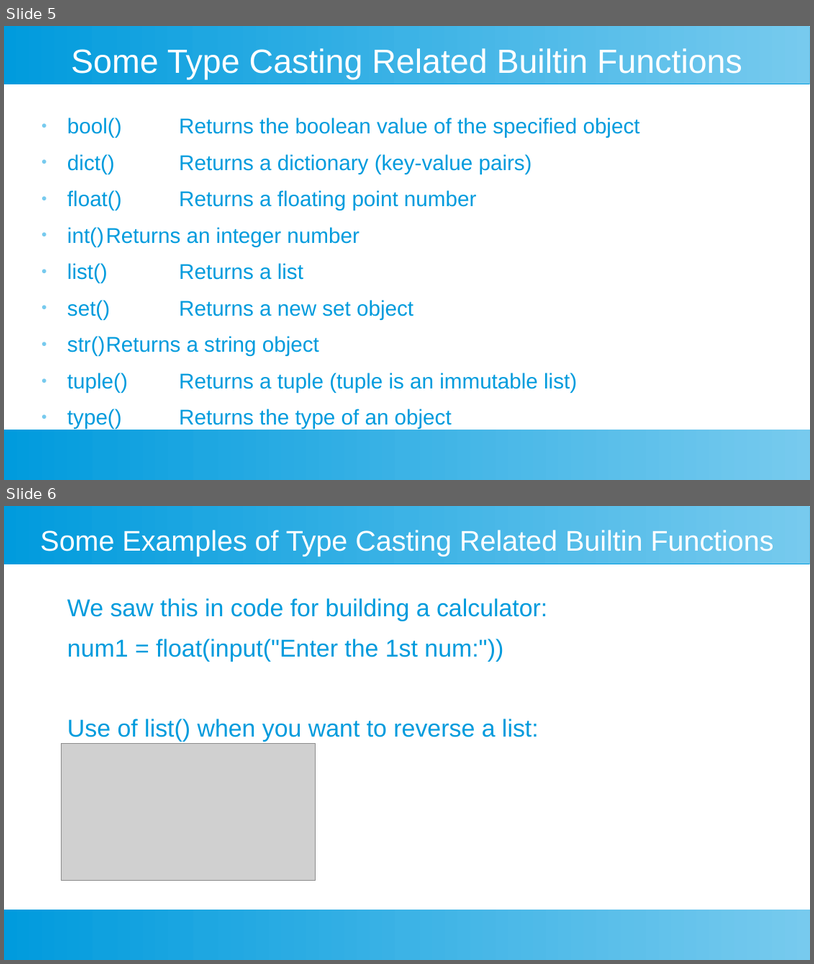
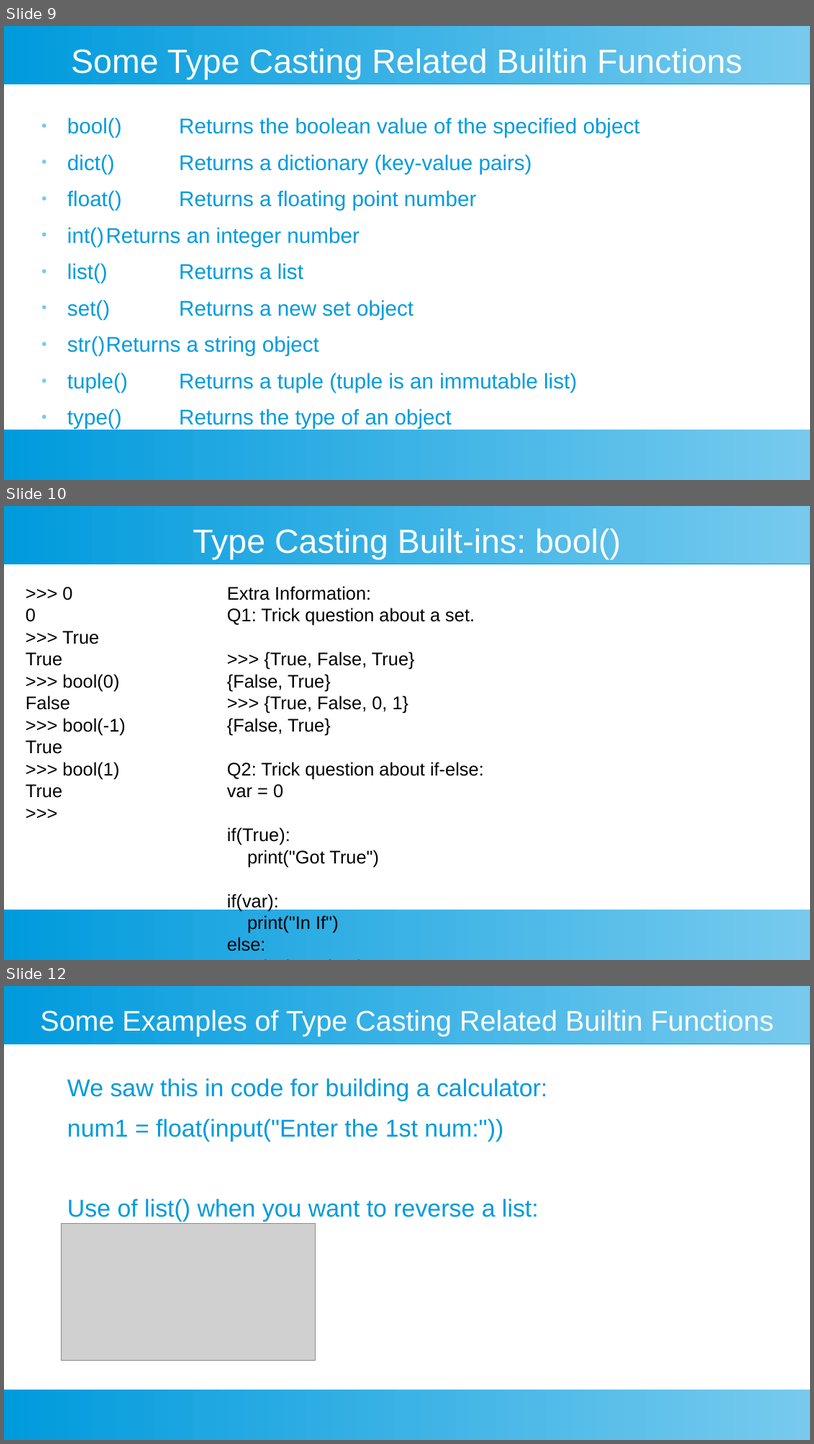
Before and after one commit to ashishjain1547/public_lessons_in_python, a slide deck: Ch 1 - Python's built-in functions/Python's builtin functions.odp. Shown one above the other, each under a label of ours: slides 5 and 6 before the commit, slides 9, 10 and 12 after it; the slides between them are not shown. The pictures are 814x964 and 814x1444 pixels, drawn with LibreOffice and Linux fonts; fonts in the diff are those of the drawing; grey boxes stand for pictures. Boxes give left, top, right and bottom in pixels: in the first picture for what was removed or moved away, otherwise in the second. Text is boxed around its words. In the diff, an @@ line names an element or a change of style, - is before the commit and + after.

```diff
--- a/Ch 1 - Python's built-in functions/Python's builtin functions.odp
+++ b/Ch 1 - Python's built-in functions/Python's builtin functions.odp
@@ slide 10 added at (4,506,810,960), background #FFFFFF; not listed: 2 template elements that a slide beside it also shows @@
@@ title added at (193,528,621,559), 33 pt, text #FFFFFF @@
+Type Casting Built-ins: bool()
@@ text added at (26,587,125,798), 18 pt, text #000000 @@
+>>> 0
+0
+>>> True
+True
+>>> bool(0)
+False
+>>> bool(-1)
+True
+>>> bool(1)
+True
+>>>
@@ text added at (227,586,484,951), 18 pt, text #000000 @@
+Extra Information:
+Q1: Trick question about a set.
+>>> {True, False, True}
+{False, True}
+>>> {True, False, 0, 1}
+{False, True}
+Q2: Trick question about if-else:
+var = 0
+if(True):
+print("Got True")
+if(var):
+print("In If")
+else:
+print("In Else")
@@ what was slide 5 is now slide 9 @@
@@ what was slide 6 is now slide 12 @@
```
Also in this commit, not shown: 2 slides changed, 6 other slides added, 25 other files.
